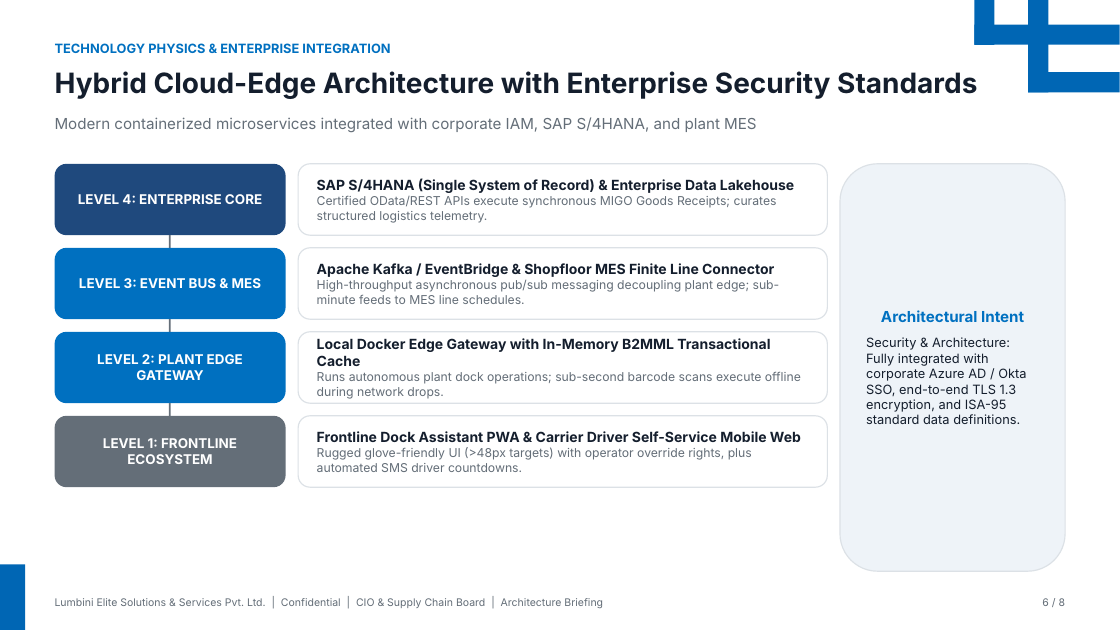
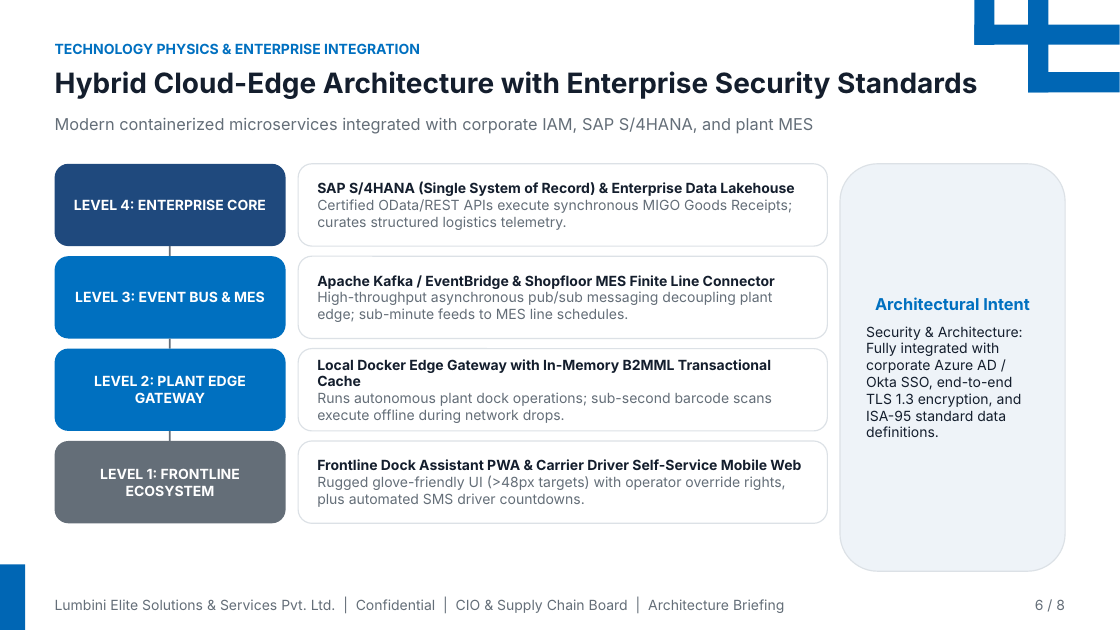
Before and after one commit to hemanthx446/ppt-mcp-server, a slide deck: slide 6 of Supplier_Delivery_Tracker_CIO_Briefing.pptx. Drawn at 1120x630 pixels with LibreOffice and Linux fonts; fonts in the diff are those of the drawing; background and template pictures are left out. Boxes give left, top, right and bottom in pixels: in the first picture for what was removed or moved away, otherwise in the second. Text is boxed around its words. In the diff, an @@ line names an element or a change of style, - is before the commit and + after.

Commit message:
docs: release v1.3.0 with Don Norman UX engine, strict >=12pt typography, and updated executive brief deck

```diff
--- a/Supplier_Delivery_Tracker_CIO_Briefing.pptx
+++ b/Supplier_Delivery_Tracker_CIO_Briefing.pptx
@@ text "TECHNOLOGY PHYSICS & ENTERPRISE INTEGRATION" at (x1=55, y1=43, x2=420, y2=54): size 11 to 12 pt @@
@@ text "Modern containerized microservices integrated with ..." at (x1=55, y1=117, x2=813, y2=134): size 13 to 14 pt @@
@@ rounded rectangle "LEVEL 4: ENTERPRISE CORE" resized from (x1=55, y1=164, x2=286, y2=235) to (x1=55, y1=164, x2=286, y2=246) @@
@@ rounded rectangle "SAP S/4HANA (Single System of ..." resized from (x1=298, y1=164, x2=828, y2=235) to (x1=298, y1=164, x2=828, y2=246) @@
@@ rounded rectangle "Architectural Intent" at (x1=840, y1=164, x2=1065, y2=571): size 13 to 14 pt in "Architectural Intent"; size 11 to 12 pt in "Security & Architecture: Fully integrated with corporate ..." @@
@@ text in rounded rectangle at (x1=317, y1=199, x2=792, y2=230): size 10.5 to 12 pt in "Certified OData/REST APIs execute synchronous MIGO Goods ..." @@
@@ rounded rectangle "LEVEL 3: EVENT BUS & ..." resized from (x1=55, y1=248, x2=286, y2=319) to (x1=55, y1=256, x2=286, y2=339) @@
@@ line moved from (170, 235) - (170, 248) to (170, 246) - (170, 256) @@
@@ rounded rectangle "Apache Kafka / EventBridge & ..." resized from (x1=298, y1=248, x2=828, y2=319) to (x1=298, y1=256, x2=828, y2=339) @@
@@ text in rounded rectangle at (x1=317, y1=291, x2=773, y2=322): size 10.5 to 12 pt in "High-throughput asynchronous pub/sub messaging decoupling pl ..." @@
@@ rounded rectangle "LEVEL 2: PLANT EDGE GATEWAY" resized from (x1=55, y1=332, x2=286, y2=403) to (x1=55, y1=349, x2=286, y2=431) @@
@@ line moved from (170, 319) - (170, 332) to (170, 339) - (170, 349) @@
@@ rounded rectangle "Local Docker Edge Gateway with ..." resized from (x1=298, y1=332, x2=828, y2=403) to (x1=298, y1=349, x2=828, y2=431) @@
@@ text in rounded rectangle at (x1=317, y1=392, x2=772, y2=423): size 10.5 to 12 pt in "Runs autonomous plant dock operations; sub-second barcode ..." @@
@@ size 11.5 to 12 pt in 4 elements at (x1=55, y1=164, x2=286, y2=246), (x1=55, y1=256, x2=286, y2=339), (x1=55, y1=349, x2=286, y2=431), (x1=55, y1=441, x2=286, y2=523) @@
@@ rounded rectangle "LEVEL 1: FRONTLINE ECOSYSTEM" resized from (x1=55, y1=416, x2=286, y2=487) to (x1=55, y1=441, x2=286, y2=523) @@
@@ line moved from (170, 403) - (170, 416) to (170, 431) - (170, 441) @@
@@ rounded rectangle "Frontline Dock Assistant PWA & ..." resized from (x1=298, y1=416, x2=828, y2=487) to (x1=298, y1=441, x2=828, y2=523) @@
@@ text in rounded rectangle at (x1=317, y1=475, x2=785, y2=507): size 10.5 to 12 pt in "Rugged glove-friendly UI (>48px targets) with operator ..." @@
@@ text "Lumbini Elite Solutions & Services ..." at (x1=55, y1=599, x2=784, y2=613): size 9 to 12 pt @@
@@ text "6 / 8" at (x1=1035, y1=599, x2=1065, y2=610): size 9 to 12 pt @@
```
Also in this commit, not shown: 7 other slides changed, 5 other files.
